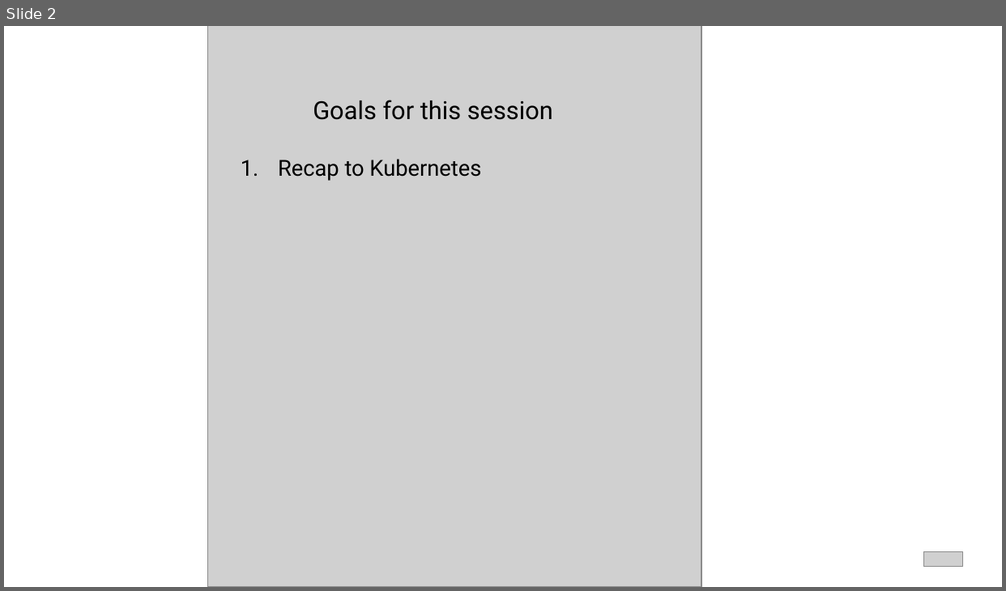
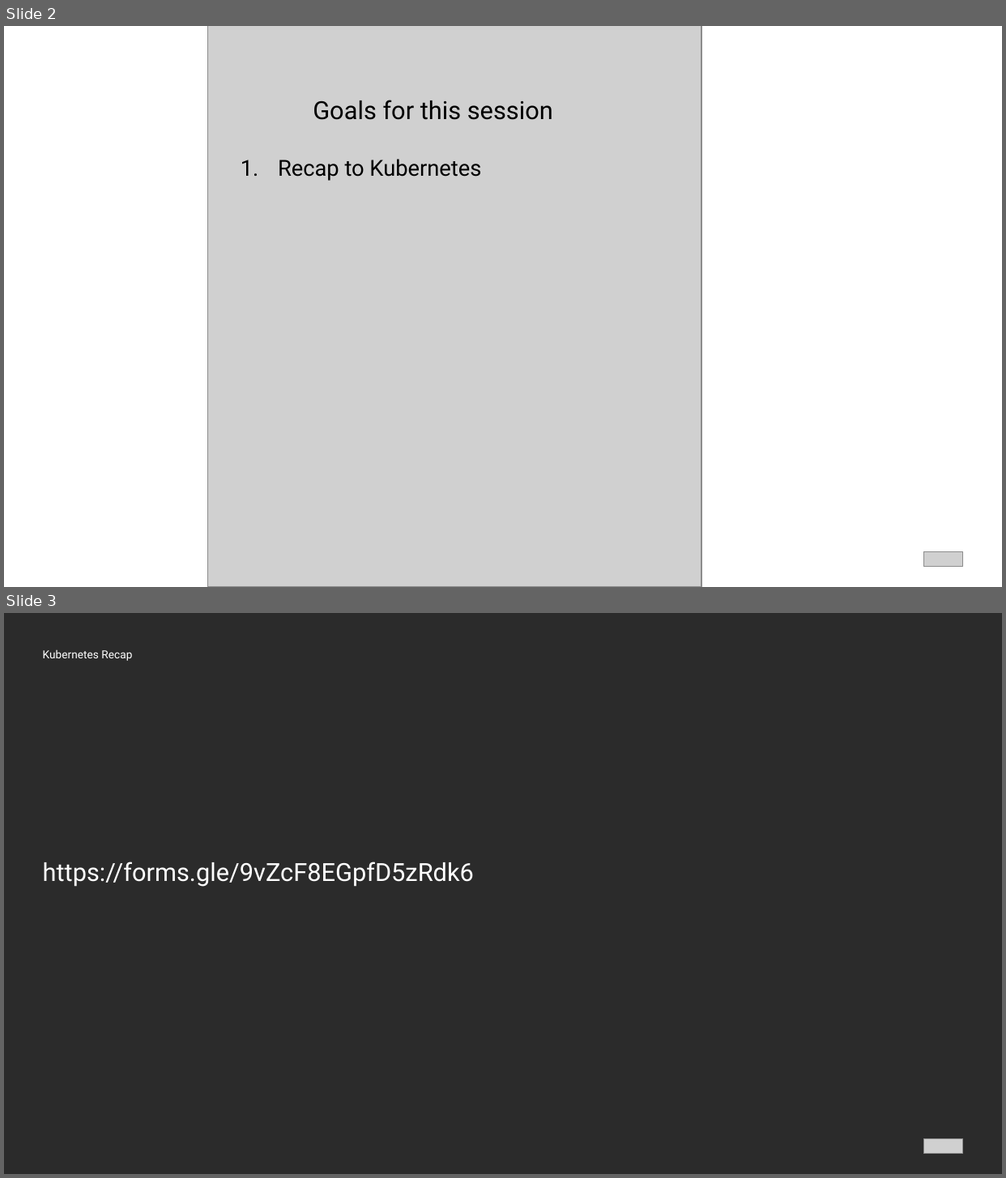
Before and after one commit to Hassel93/helm_course, a slide deck: presentations/01_02_Kubernetes_Recap.pptx. Shown one above the other, each under a label of ours: slide 2 before the commit, slides 2 and 3 after it. The pictures are 1006x591 and 1006x1178 pixels, drawn with LibreOffice and Linux fonts; fonts in the diff are those of the drawing; grey boxes stand for pictures; background and template pictures are left out; a plain dark background stands for a picture behind light text. Boxes give left, top, right and bottom in pixels: in the first picture for what was removed or moved away, otherwise in the second. Text is boxed around its words. In the diff, an @@ line names an element or a change of style, - is before the commit and + after.

```diff
--- a/presentations/01_02_Kubernetes_Recap.pptx
+++ b/presentations/01_02_Kubernetes_Recap.pptx
@@ slide 3 added at (x1=4, y1=613, x2=1002, y2=1174), background picture (left out) @@
@@ text added at (x1=43, y1=650, x2=132, y2=661), 8 pt, text #FFFFFF @@
+Kubernetes Recap
@@ title added at (x1=43, y1=862, x2=474, y2=887), 18 pt, text #FFFFFF @@
+https://forms.gle/9vZcF8EGpfD5zRdk6
@@ picture added at (x1=924, y1=1139, x2=963, y2=1154) @@
```
Also in this commit, not shown: 38 other files.
